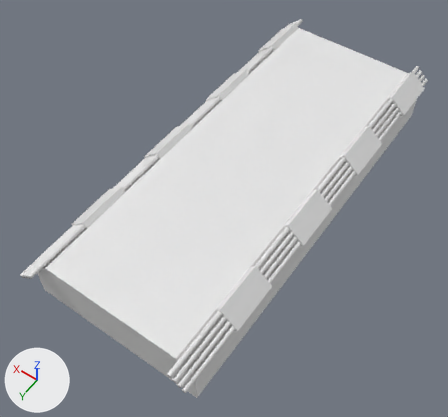
One commit to the Blender file SourceAssets/Environments/ShootingRange/ShootingRangeBase.blend: the scene before it, then after it.
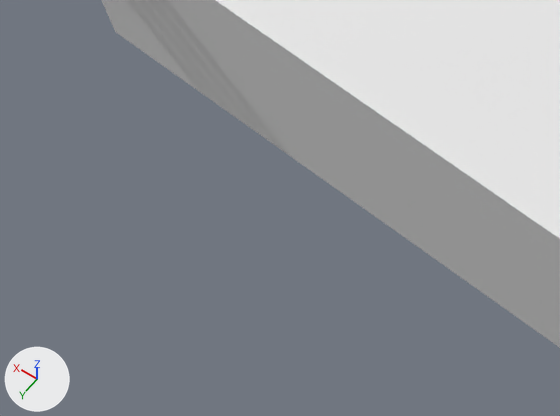
Old and new are each drawn whole from a camera (50 mm lens) standing at (-16.8, 27.0, 38.6) and looking at (0.3, 2.9, 0.8) and again close up on the part from 4% to 32% of the width and 68% to 90% of the height. The lights are fixed; the arrows at lower left show +X, +Y and +Z. The older version's two pictures come first.
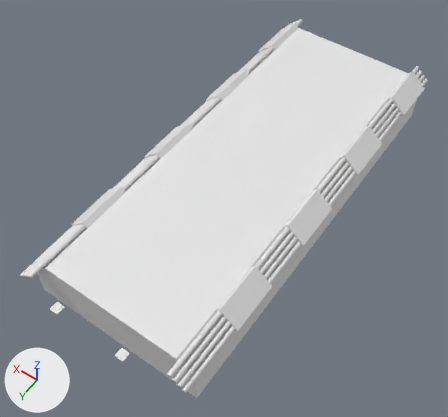
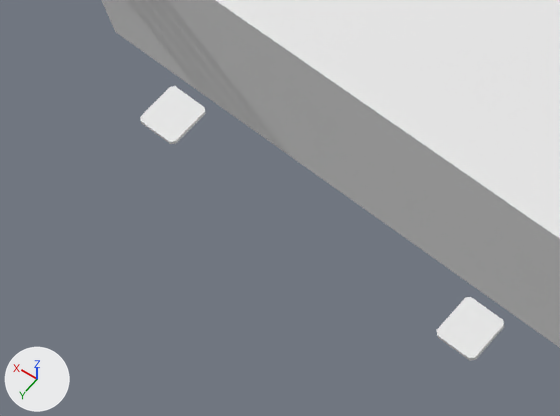
What differs and where, as boxes (x1, y1, x2, y2) in the close-ups (560 x 416 px):
'Cube', reshaped: before (102, 0, 560, 348); after (102, 0, 560, 361)
part 1 of me_cube, added: after (141, 86, 504, 361)

Diff of the bpy script that builds the scene:
```diff
--- a/SourceAssets/Environments/ShootingRange/ShootingRangeBase.blend.py
+++ b/SourceAssets/Environments/ShootingRange/ShootingRangeBase.blend.py
@@ mat_ceiling_lights @@
+mat_ceiling_lights = principled_material('Ceiling Lights')
+mat_ceiling_lights.base_color = (0.8, 0.8, 0.8)  # white #e7e7e7
@@ me_cube @@
 # used by ob_cube; location = (0.0, 0.0, 5.12); scale = (13.8, 15.9, 5.08)
-me_cube.from_pydata(...)  # 632 vertices, 384 faces; spans x -0.52..0.52, y -1.07..1.07, z -1.01..-0.13
+me_cube.from_pydata(...)  # 1136 vertices, 912 faces; spans x -0.52..0.52, y -1.07..1.12, z -1.01..-0.13
+# me_cube part 1: 84 vertices added at x -0.22..0.22, y 1.08..1.12, z -0.21..-0.2
+# other edits to the shape of me_cube do not show in these pictures
 me_cube.materials.append(mat_floor)
@@ me_cube @@
 me_cube.materials.append(mat_ceiling_pipes)
+me_cube.materials.append(mat_ceiling_lights)  # white #e7e7e7
```
